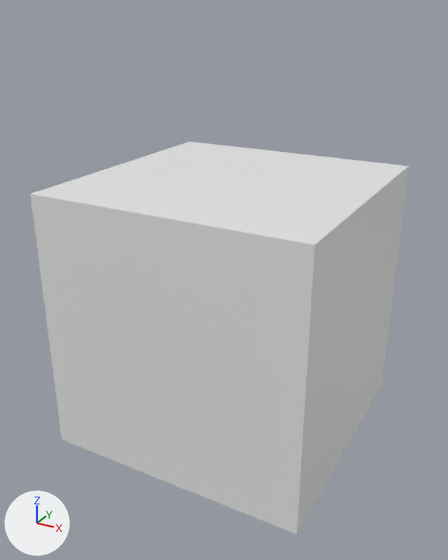
An edit to the glTF model woods/cube.glb, drawn before and after from the same camera.
Camera for both pictures: a 50 mm lens placed at (1.024, -1.942, 1.065), pointed at (-0.008, -0.066, 0.127). The lights are fixed; the arrows at lower left show +X, +Y and +Z. The first picture is the older version. Vertices at exactly the same position are counted once.

Before the edit, the objects in view are built like this:
```python
me_cube = bpy.data.meshes.new('Cube')
me_cube.from_pydata(...)  # a box spanning x -0.5..0.5, y -0.5..0.5, z -0.5..0.5
me_cube.materials.append(mat_material)  # white #e7e7e7
ob_cube = bpy.data.objects.new('Cube', me_cube)
ob_cube.location = (0.0, 0.0, 0.0)
```
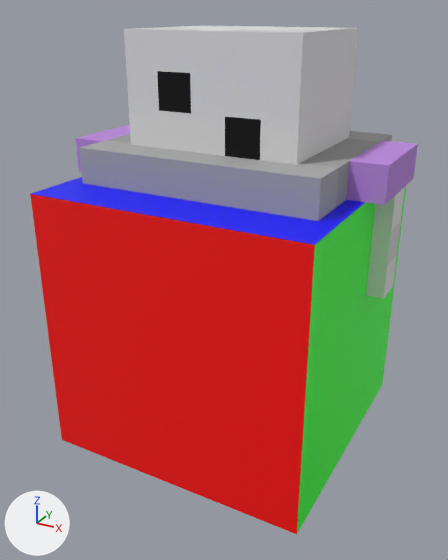
Pixel boxes (x1, y1, x2, y2) of what changed, in the pictures (448 x 560 px):
'head', added: after (79, 25, 392, 221)
'larm', added: after (346, 140, 418, 299)
'rarm', added (purple): after (76, 125, 130, 172)
part 1 of me_cube, recoloured (white to red): before (30, 142, 409, 534); after (30, 177, 406, 534)

The change, as a diff of the scene's bpy script:
```diff
--- a/woods/cube.glb.py
+++ b/woods/cube.glb.py
@@ img_template_cube @@
+img_template_cube = load_image('template_cube', '_unpacked/template_cube', 16, 24, 'sRGB')
@@ img_lil_guy_lil_guy_lil_guy_texture @@
+img_lil_guy_lil_guy_lil_guy_texture = load_image('lil guy_lil guy_lil guy texture', '_unpacked/lil_guy_lil_guy_lil_guy_texture', 32, 32, 'sRGB')
@@ mat_material_001 @@
+mat_material_001 = principled_material('Material.001')
+mat_material_001.texture = img_template_cube
@@ mat_material_0_001 @@
+mat_material_0_001 = bpy.data.materials.new('Material_0.001')
+# uses the picture img_lil_guy_lil_guy_lil_guy_texture
@@ me_cube @@
 me_cube.from_pydata(...)  # 8 vertices, 12 faces; spans x -0.5..0.5, y -0.5..0.5, z -0.5..0.5
 # used by ob_cube; location = (0.0, 0.0, 0.0)
+# me_cube part 1: 12 faces spanning x -0.5..0.5, y -0.5..0.5, z -0.5..0.5 switch from mat_material (white #e7e7e7) to mat_material_001 (picture img_template_cube)
@@ me_mesh_3_001 @@
+me_mesh_3_001.from_pydata(...)  # 24 vertices, 38 faces; spans x -0.562..-0.438, y -0.125..0.25, z 0.125..0.625
+me_mesh_3_001.materials.append(mat_material_0_001)
@@ me_mesh_3_002 @@
+me_mesh_3_002.from_pydata(...)  # 24 vertices, 38 faces; spans x 0.437..0.562, y 0.0..0.375, z 0.125..0.625
+me_mesh_3_002.materials.append(mat_material_0_001)
@@ me_mesh_8_001 @@
+me_mesh_8_001.from_pydata(...)  # a box spanning x -0.312..0.312, y -0.125..0.375, z 0.5..1.0; a box spanning x -0.438..0.438, y -0.25..0.5, z 0.375..0.625
+me_mesh_8_001.materials.append(mat_material_0_001)
@@ ob_rarm @@
+ob_rarm = bpy.data.objects.new('rarm', me_mesh_3_001)
+ob_rarm.location = (0.0, -0.062, 0.0)
@@ ob_larm @@
+ob_larm = bpy.data.objects.new('larm', me_mesh_3_002)
+ob_larm.location = (0.0, -0.062, 0.0)
@@ ob_head @@
+ob_head = bpy.data.objects.new('head', me_mesh_8_001)
+ob_head.location = (0.0, -0.062, 0.0)
```
